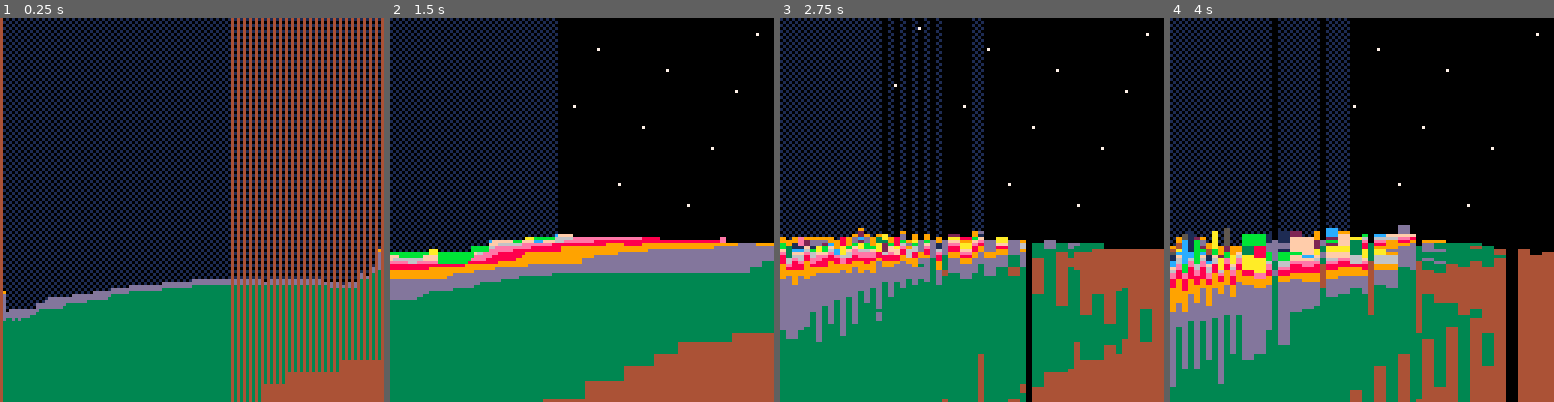
Above: before the commit, frames 1-4 (left to right).
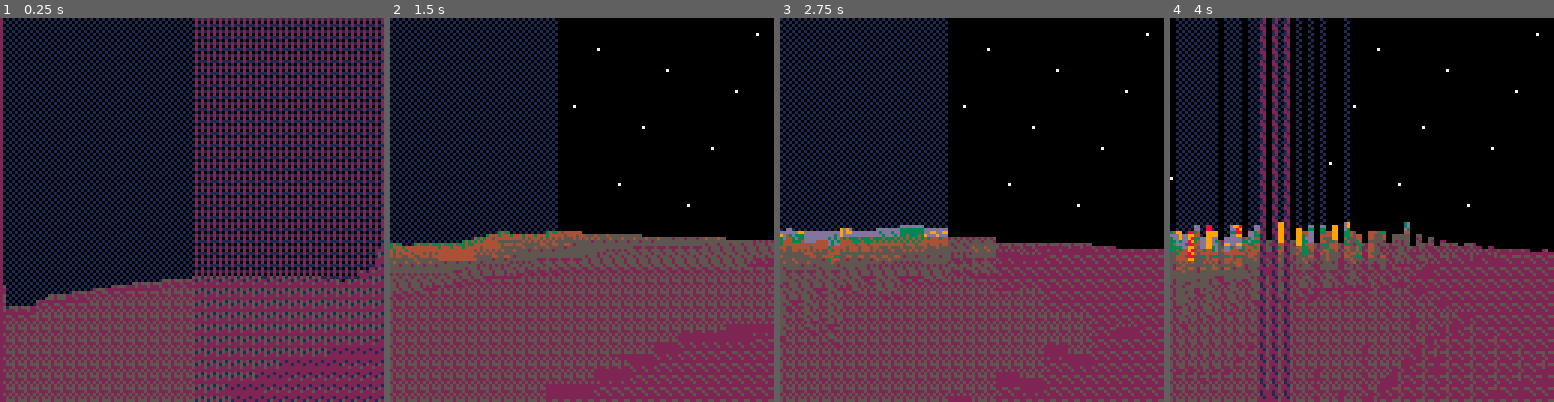
Above: after the commit, the same moments.

Repository: jcwilk/mandel3
Game: PICO-8 cartridge mandel3.p8
The game is run twice, just before and just after one commit, with the same random seed, the same clock (stepped at 60 frames per second) and the same inputs.
Inputs:
- Up to frame 1 (0.25 s): no input
- Up to frame 2 (1.5 s): tap X (X key) at 0.33, 1.07 s; tap O (Z key) at 0.7 s
- Up to frame 3 (2.75 s): hold Right 1.6-2.1 s; tap O (Z key) at 1.7, 2.1, 2.5 s; tap X (X key) at 1.85 s; hold Up 2.15-2.42 s; hold Right from 2.47 s (still down)
- Up to frame 4 (4 s): tap O (Z key) at 2.9, 3.3, 3.7 s; tap X (X key) at 2.97 s; release Right at 3.03 s; hold Left 3.08-3.58 s; hold Down 3.63-3.97 s

The runs differ from the first frame. In frame 1, 48% of the frame differs, in the area x 0-100%, y 0-100%; in frame 2, 43%; in frame 3, 47%; in frame 4, 50%.

Commit message:
Add dithering, yay

Diff:
--- a/mandel3.p8
+++ b/mandel3.p8
@@ -371,13 +371,15 @@
     screeny = flr(63.5 - pixels_from_center)
 
     if screeny <= max_y then
-      if not did_draw then
-        temp_max_y=min(max_y,ceil(63.5 - 128 * ((-player_height * distance_to_pixel_col / front_distance)/screen_width))) --y of bottom front of stretched cube
-        if temp_max_y < max_y then
-          rectfill(screenx, temp_max_y+1, screenx+draw_width-1, max_y, 0)
-        end
-        max_y=min(temp_max_y,max_y)
-      end
+      -- this draws black from bottom of the screen up to the lowest thing we draw if the lowest thing isn't at the bottom
+      -- hypothetically this might not be necessary, but leaving it commented for now
+      -- if not did_draw then
+      --   temp_max_y=min(max_y,ceil(63.5 - 128 * ((-player_height * distance_to_pixel_col / front_distance)/screen_width))) --y of bottom front of stretched cube
+      --   if temp_max_y < max_y then
+      --     rectfill(screenx, temp_max_y+1, screenx+draw_width-1, max_y, 0)
+      --   end
+      --   max_y=min(temp_max_y,max_y)
+      -- end
 
       if relative_height > 0 then
         current_draw_distance=min(current_draw_distance,distance * (max_wall_height-player_height)/relative_height)
@@ -385,7 +387,25 @@
 
       did_draw=true
 
-      rectfill(screenx, max_y, screenx+draw_width-1, screeny, colors[1+(iterations%14)])
+      if front_distance < distance then
+        --draw the front first
+        screen_distance_from_center_front = relative_height * distance_to_pixel_col / front_distance
+
+        pixels_from_center_front = 128 * (screen_distance_from_center_front/screen_width)
+        screeny_front = flr(63.5 - pixels_from_center_front)
+        if screeny_front <= max_y then
+          rectfill(screenx, max_y, screenx+draw_width-1, screeny_front, color_transform(iterations))
+          max_y=screeny_front-1
+        end
+
+        --then draw the top
+        if screeny <= max_y then
+          rectfill(screenx, max_y, screenx+draw_width-1, screeny, color_transform(iterations,true))
+        end
+      else
+        rectfill(screenx, max_y, screenx+draw_width-1, screeny, color_transform(iterations))
+      end
+      fillp(0)
       lowest_y = min(screeny,lowest_y)
       max_y = screeny-1
       --printh(draw_width)
@@ -430,8 +450,37 @@
   end
 end
 
+shift_map={1, 9, 13, 2, 4, 12, 14, 6, 11, 8, 3, 7, 5, 0, 10, 15}
+iteration_cache={}
+function color_transform(iterations,is_top)
+  if iterations < 100 then
+    iterations*=4
+  else
+    iterations+=400
+  end
+  if is_top then
+    iterations+=8
+  end
+  if iteration_cache[iterations] then
+    fillp(iteration_cache[iterations][2])
+    return iteration_cache[iterations][1]
+  end
+
+  local scaled=(iterations/16) % 14
+
+  local diff=ceil(scaled)-scaled
+  local flp=0
+  for i=1,flr(diff*16) do
+    flp|=shl(1,shift_map[i+1])
+  end
+
+  fillp(flp)
+  iteration_cache[iterations] = {colors[1+ceil(scaled)]+colors[1+flr(scaled)]*16,flp}
+  return iteration_cache[iterations][1]
+end
+
 function height_transform(iterations)
-  return iterations^min(.5,base_player_height)/5
+  return iterations^min(.5,base_player_height)/4
 end
 
 log10_table = {
Not shown, changed: index.js
